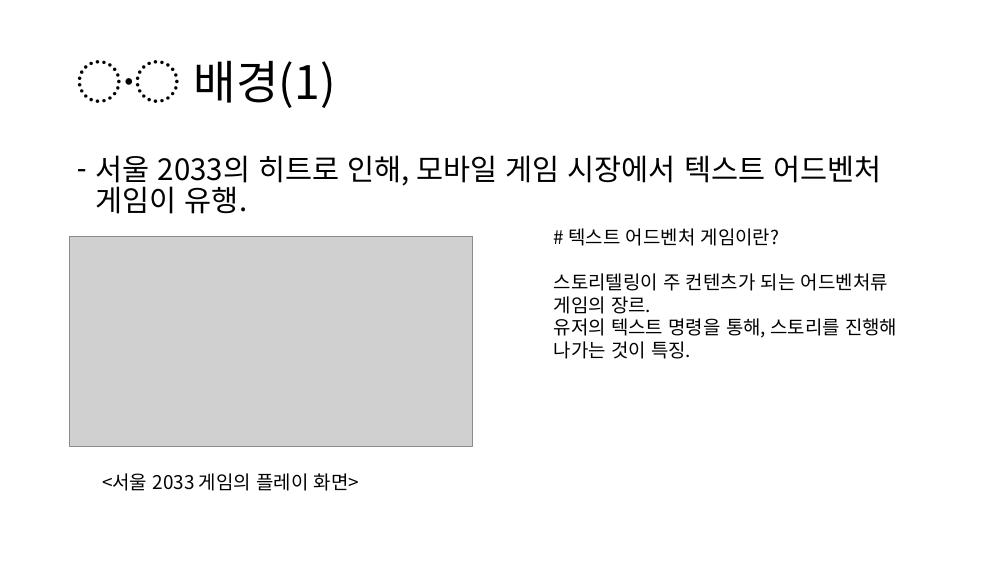
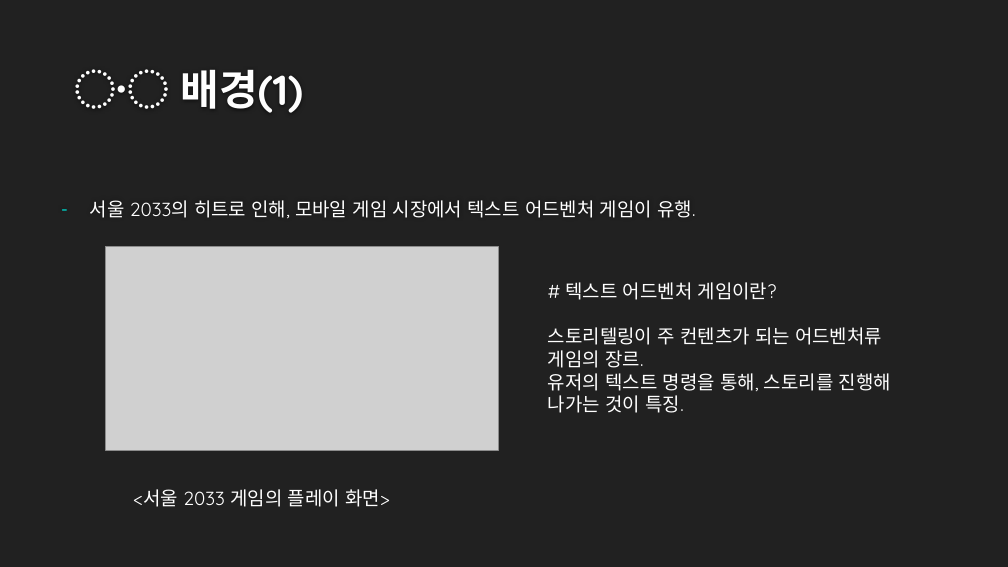
Before and after one commit to OSS-2021-team3/Drawing-Trade, a slide deck: slide 3 of OSS IDEA PROPOSAL.pptx. Drawn at 1008x567 pixels with LibreOffice and Linux fonts; fonts in the diff are those of the drawing; grey boxes stand for pictures; background and template pictures are left out. Boxes give left, top, right and bottom in pixels: in the first picture for what was removed or moved away, otherwise in the second. Text is boxed around its words. In the diff, an @@ line names an element or a change of style, - is before the commit and + after.

```diff
--- a/OSS IDEA PROPOSAL.pptx
+++ b/OSS IDEA PROPOSAL.pptx
@@ background #FFFFFF to #212121 @@
@@ text "서울 2033의 히트로 인해, 모바일 ...": place and size @@
-text "서울 2033의 히트로 인해, 모바일 ..." at (96,155,881,214)
+text "서울 2033의 히트로 인해, 모바일 ..." at (90,200,695,218)
@@ text "서울 2033의 히트로 인해, 모바일 ..." at (90,200,695,218): size 28 to 18 pt, font Noto Sans CJK KR to Quicksand, text colour #000000 to #FFFFFF; indent changed; line spacing 0.9 to 1; vertical alignment top to middle @@
@@ title "〮 배경(1)": place and size @@
-title "〮 배경(1)" at (77,60,336,108)
+title "〮 배경(1)" at (75,69,303,113)
@@ title "〮 배경(1)" at (75,69,303,113): size 44 to 40 pt, font Noto Sans CJK KR to Quicksand, text colour #000000 to #FEFEFE, bold on; line spacing 0.9 to 1; vertical alignment middle to bottom @@
@@ picture: place and size @@
-picture at (70,237,473,446)
+picture at (106,247,498,451)
@@ text "# 텍스트 어드벤처 게임이란?" at (548,282,891,413): font Noto Sans CJK KR to Quicksand, text colour #000000 to #FFFFFF @@
@@ text "# 텍스트 어드벤처 게임이란?": place and size @@
-text "# 텍스트 어드벤처 게임이란?" at (554,228,897,359)
+text "# 텍스트 어드벤처 게임이란?" at (548,282,891,413)
@@ text "<서울 2033 게임의 플레이 화면>": place and size @@
-text "<서울 2033 게임의 플레이 화면>" at (102,473,359,491)
+text "<서울 2033 게임의 플레이 화면>" at (133,489,390,507)
@@ text "<서울 2033 게임의 플레이 화면>" at (133,489,390,507): font Noto Sans CJK KR to Quicksand, text colour #000000 to #FFFFFF @@
```
Also in this commit, not shown: 10 other slides changed, 1 slide added.
